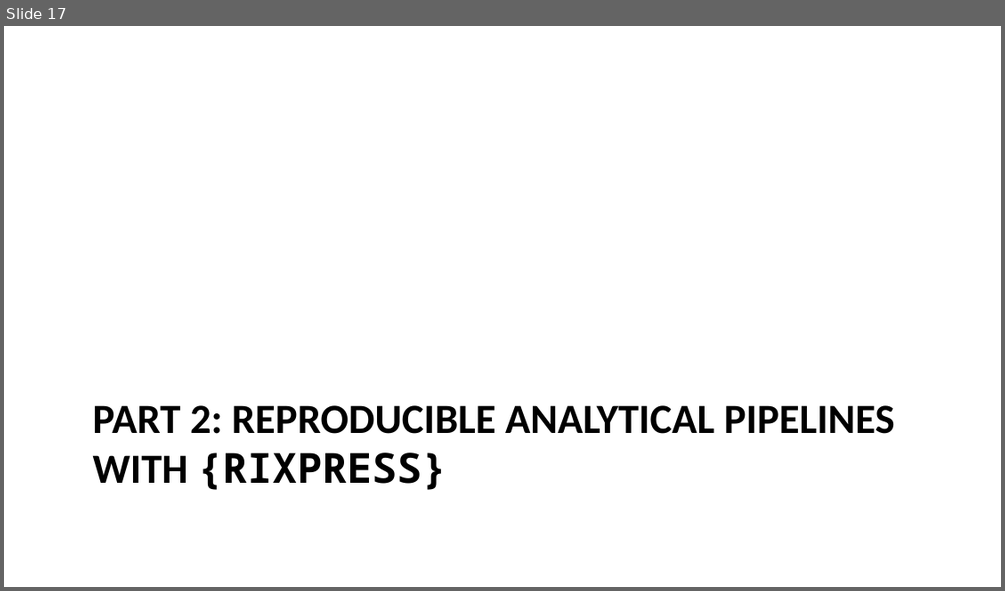
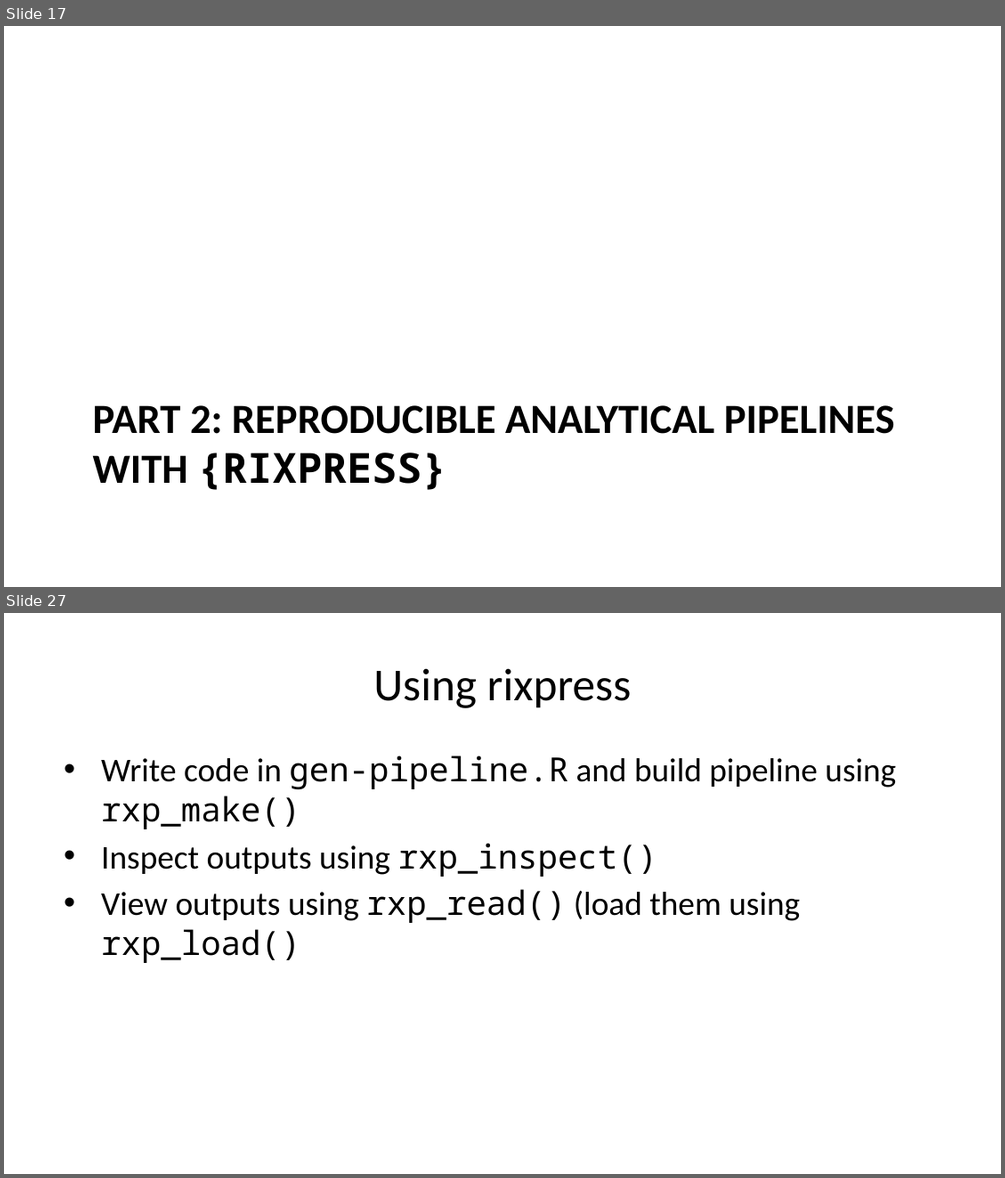
Before and after one commit to b-rodrigues/r-medicine-nix-workshop, a slide deck: docs/index.pptx. Shown one above the other, each under a label of ours: slide 17 before the commit, slides 17 and 27 after it; the slides between them are not shown. The pictures are 1005x591 and 1005x1178 pixels, drawn with LibreOffice and Linux fonts; fonts in the diff are those of the drawing. Boxes give left, top, right and bottom in pixels: in the first picture for what was removed or moved away, otherwise in the second. Text is boxed around its words. In the diff, an @@ line names an element or a change of style, - is before the commit and + after.

```diff
--- a/docs/index.pptx
+++ b/docs/index.pptx
@@ slide 27 added at [4,613,1001,1174], background #FFFFFF @@
@@ title added at [373,668,631,708], 33 pt, text #000000 @@
+Using rixpress
@@ text added at [101,755,896,963], 24 pt, text #000000 @@
+• Write code in gen-pipeline.R and build pipeline using rxp_make()
+• Inspect outputs using rxp_inspect()
+• View outputs using rxp_read() (load them using rxp_load()
```
Also in this commit, not shown: 3 slides changed, 7 other slides added, 1 slide removed, 12 other files.
